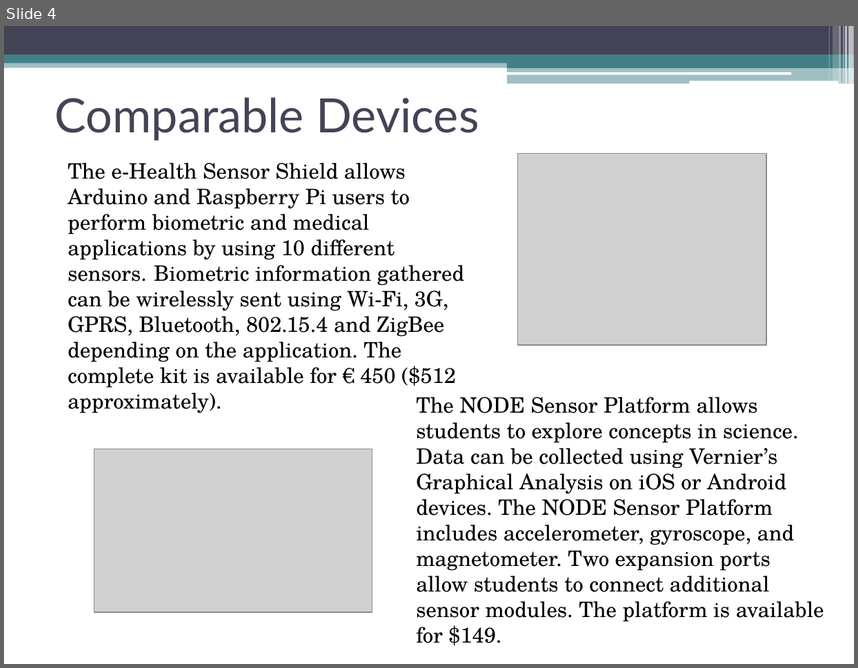
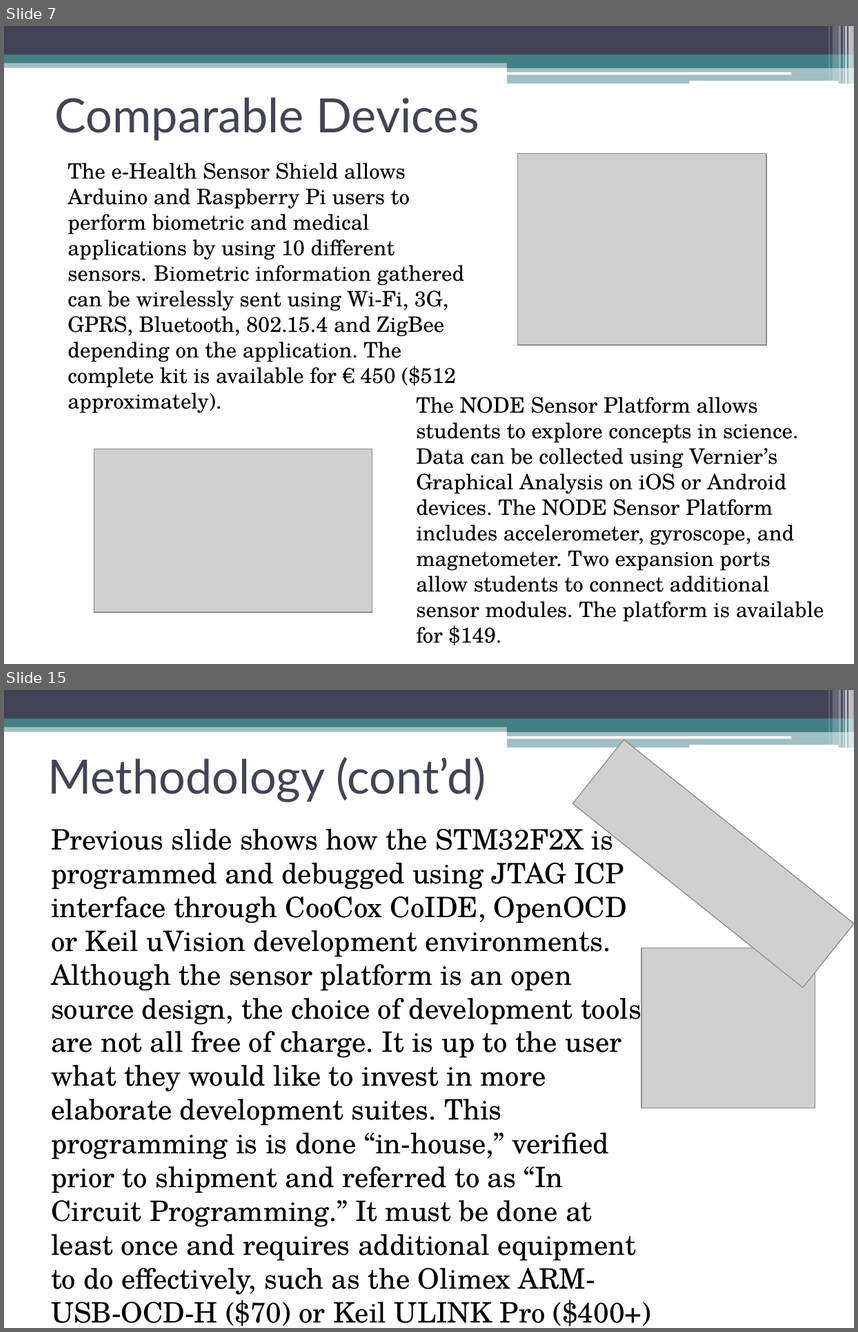
Before and after one commit to erebus-labs/sense_platform, a slide deck: Project Flow Documents/Project Documents/Powerpoint.pptx. Shown one above the other, each under a label of ours: slide 4 before the commit, slides 7 and 15 after it; the slides between them are not shown. The pictures are 858x668 and 858x1332 pixels, drawn with LibreOffice and Linux fonts; fonts in the diff are those of the drawing; grey boxes stand for pictures. Boxes give left, top, right and bottom in pixels: in the first picture for what was removed or moved away, otherwise in the second. Text is boxed around its words. In the diff, an @@ line names an element or a change of style, - is before the commit and + after.

```diff
--- a/Project Flow Documents/Project Documents/Powerpoint.pptx
+++ b/Project Flow Documents/Project Documents/Powerpoint.pptx
@@ slide 15 added at [4,690,854,1328], background #FFFFFF; not listed: 13 template elements that a slide beside it also shows @@
@@ picture added at [573,740,854,987] @@
@@ title added at [47,757,487,802], 40 pt, text #424456 @@
+Methodology (cont’d)
@@ text added at [51,822,651,1326], 23.8 pt, text #000000 @@
+Previous slide shows how the STM32F2X is programmed and debugged using JTAG ICP interface through CooCox CoIDE, OpenOCD or Keil uVision development environments. Although the sensor platform is an open source design, the choice of development tools are not all free of charge. It is up to the user what they would like to invest in more elaborate development suites. This programming is is done “in-house,” verified prior to shipment and referred to as “In Circuit Programming.” It must be done at least once and requires additional equipment to do effectively, such as the Olimex ARM-USB-OCD-H ($70) or Keil ULINK Pro ($400+) JTAG units. This bootloader firmware allows the HID connection over USB to support the browser-based editing.
@@ picture added at [642,947,815,1108] @@
@@ what was slide 4 is now slide 7 @@
```
Also in this commit, not shown: 3 slides changed, 12 other slides added, 5 slides removed, 3 other files.
